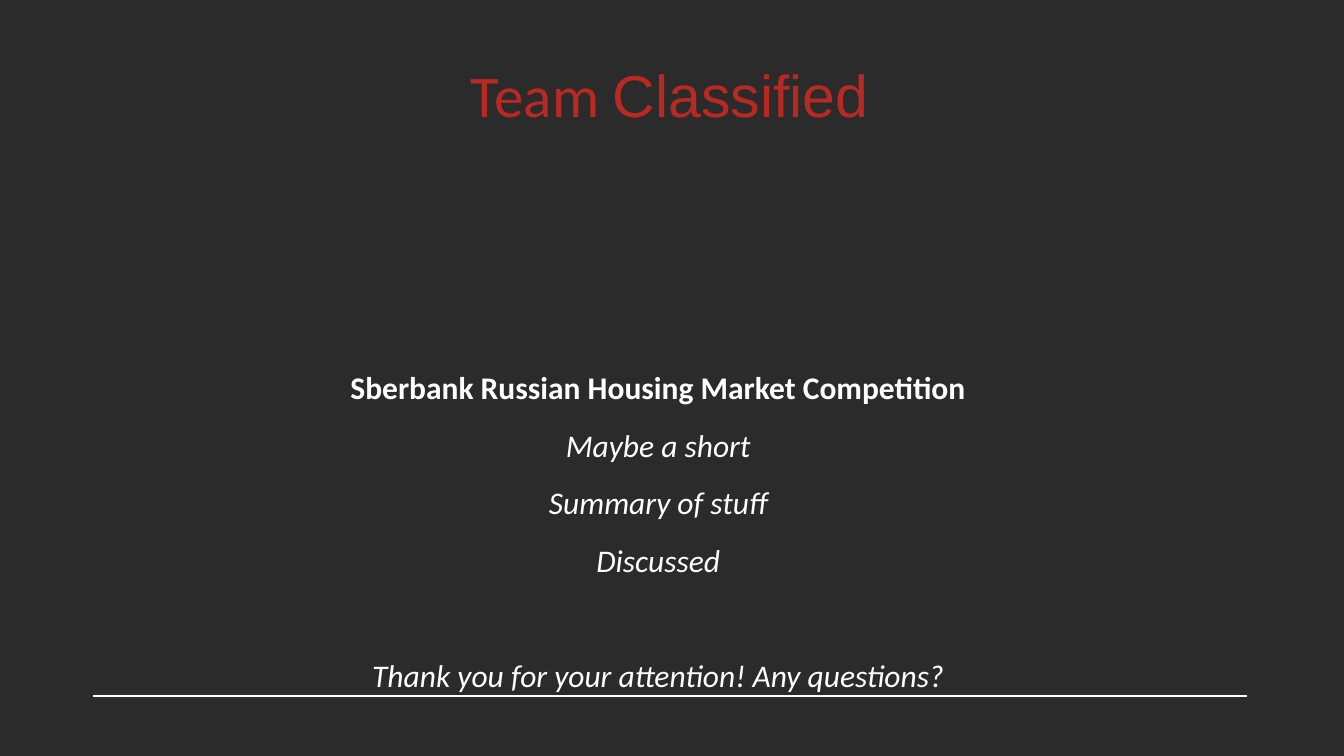
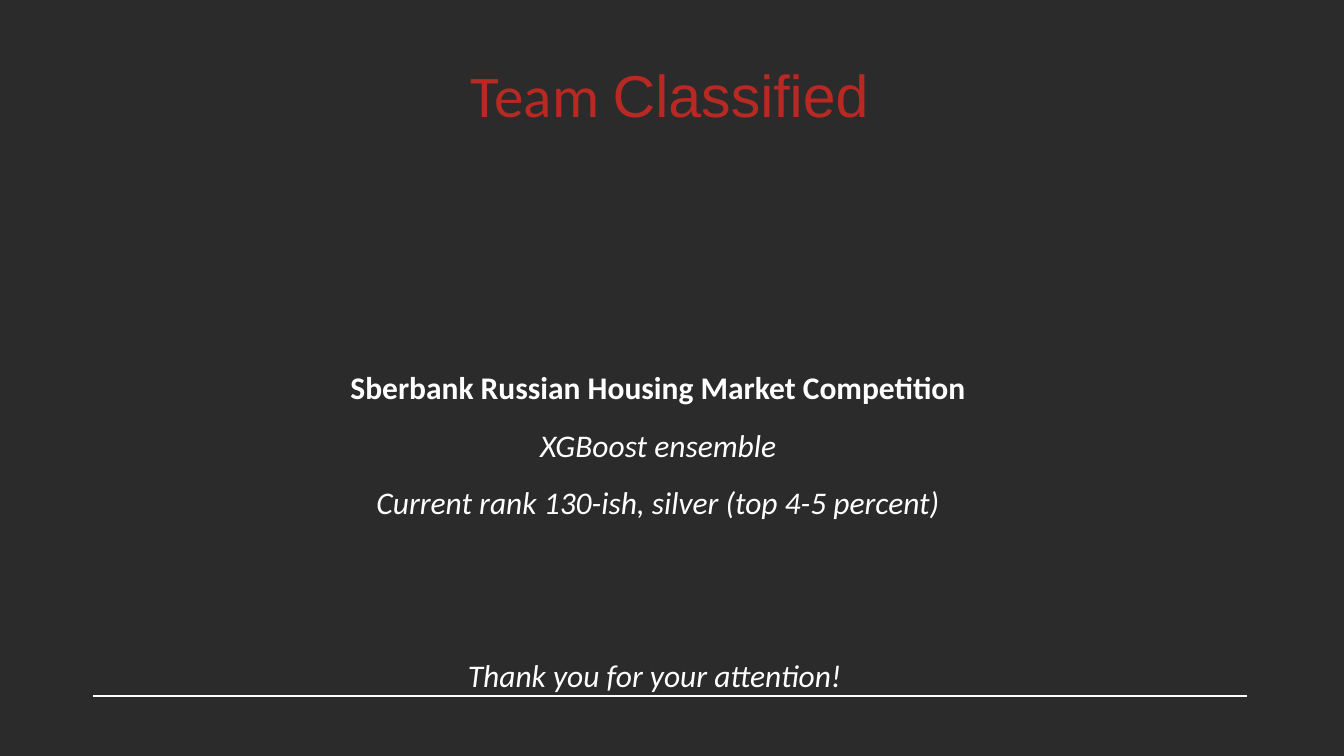
Before and after one commit to mrngm/Classified, a slide deck: slide 14 of presentatie/Classified_MLiP_final_presentation_2.pptx (slide 11 before the commit). Drawn at 1344x756 pixels with LibreOffice and Linux fonts; fonts in the diff are those of the drawing; background and template pictures are left out; a plain dark background stands for a picture behind light text. Boxes give left, top, right and bottom in pixels: in the first picture for what was removed or moved away, otherwise in the second. Text is boxed around its words. In the diff, an @@ line names an element or a change of style, - is before the commit and + after.

```diff
--- a/presentatie/Classified_MLiP_final_presentation_2.pptx
+++ b/presentatie/Classified_MLiP_final_presentation_2.pptx
@@ text at box(376, 435, 939, 692): text changed @@
-Maybe a short
-Summary of stuff
-Discussed
-Thank you for your attention! Any questions?
+XGBoost ensemble
+Current rank 130-ish, silver (top 4-5 percent)
+Thank you for your attention!
```
Also in this commit, not shown: 5 other slides changed, 8 slides added, 5 slides removed, 1 other file.
